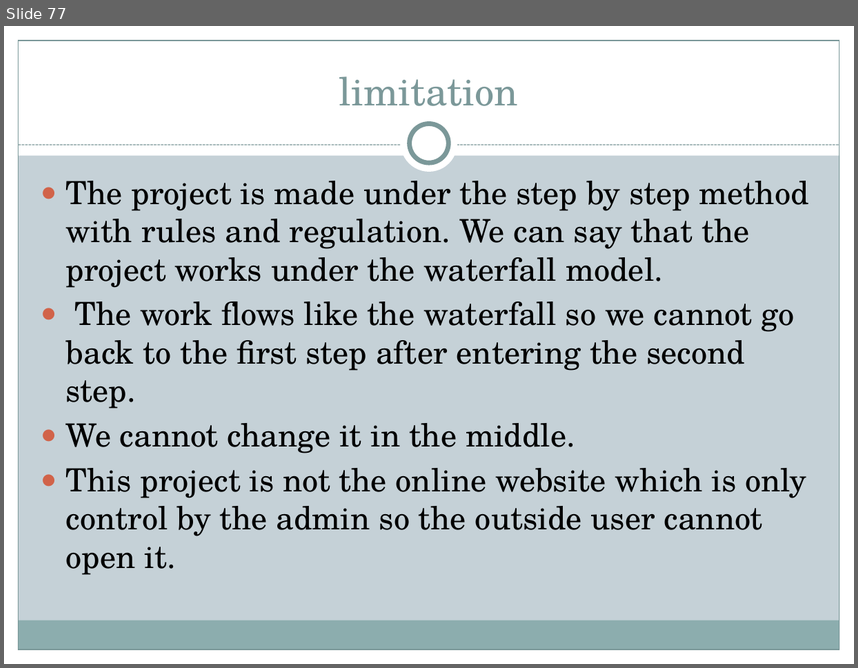
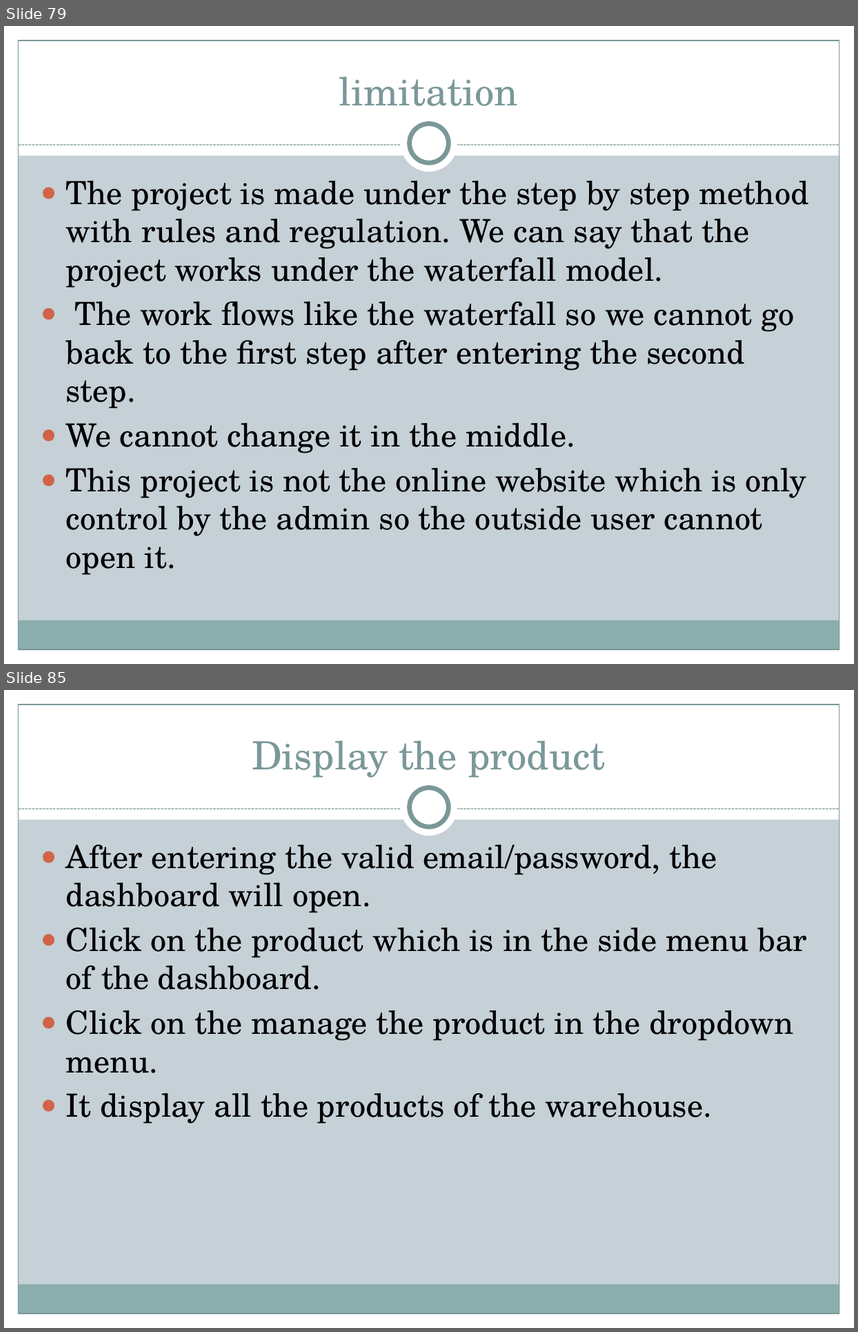
Before and after one commit to mandiratamang/SMS, a slide deck: stock management system/pp of sms.pptx. Shown one above the other, each under a label of ours: slide 77 before the commit, slides 79 and 85 after it; the slides between them are not shown. The pictures are 858x668 and 858x1332 pixels, drawn with LibreOffice and Linux fonts; fonts in the diff are those of the drawing. Boxes give left, top, right and bottom in pixels: in the first picture for what was removed or moved away, otherwise in the second. Text is boxed around its words. In the diff, an @@ line names an element or a change of style, - is before the commit and + after.

```diff
--- a/stock management system/pp of sms.pptx
+++ b/stock management system/pp of sms.pptx
@@ slide 85 added at (4,690,854,1328), background #C5D1D7; not listed: 9 template elements that a slide beside it also shows @@
@@ title added at (252,740,606,778), 33 pt, text #7C999A @@
+Display the product
@@ text added at (66,845,808,1123), 27 pt, text #000000 @@
+● After entering the valid email/password, the dashboard will open.
+● Click on the product which is in the side menu bar of the dashboard.
+● Click on the manage the product in the dropdown menu.
+● It display all the products of the warehouse.
@@ what was slide 77 is now slide 79 @@
```
Also in this commit, not shown: 9 slides changed, 19 other slides added, 13 other files.
